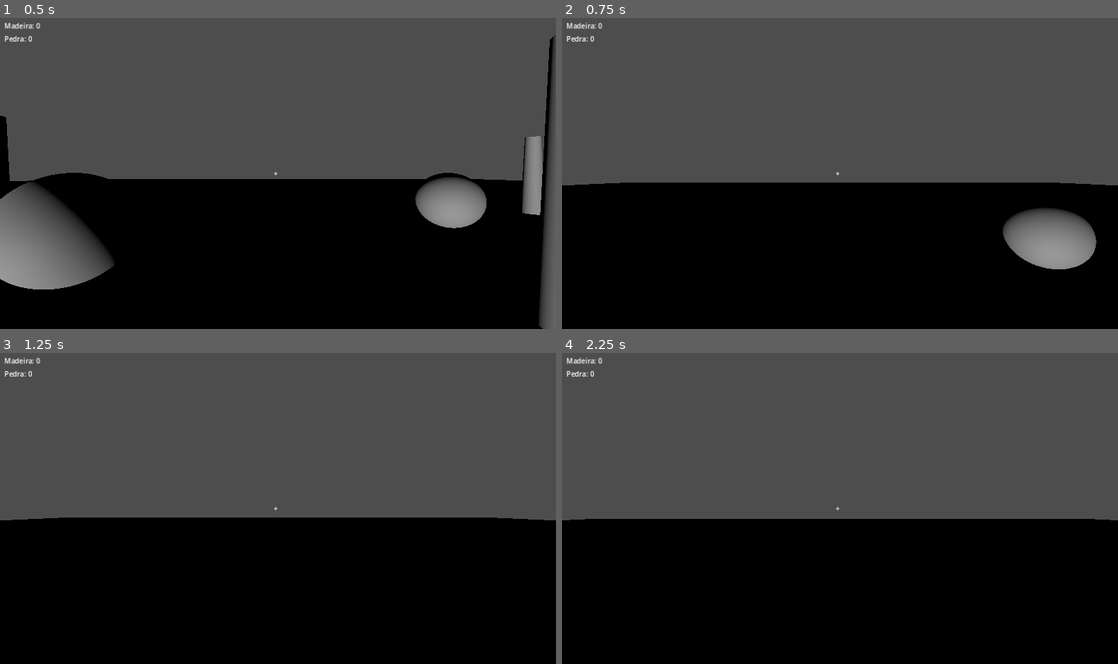
Above: before the commit, frames 1-4 (two rows, left to right).
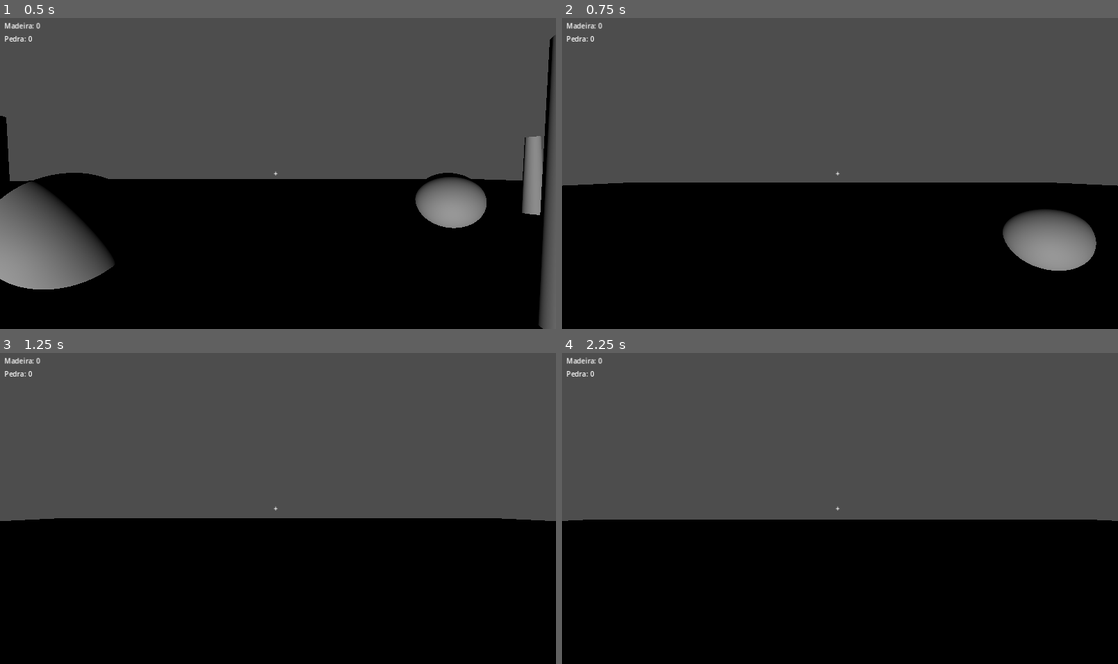
Above: after the commit, the same moments.

Repository: Thiago142007/Survive
Game: Godot game, scene res://scenes/main.tscn
The game is run twice, just before and just after one commit, with the same random seed, the same clock (stepped at 60 frames per second) and the same inputs.
Inputs (mouse positions are in pixels of both pictures, inside the frame that each line leads up to):
- Up to frame 1 (0.5 s): no input
- Up to frame 2 (0.75 s): tap Enter at 0.5 s; move the mouse to (834, 176) at 0.52 s; hold W (move_forward) from 0.53 s (still down); hold Space (jump) from 0.53 s (still down)
- Up to frame 3 (1.25 s): keep holding W (move_forward); keep holding Space (jump)
- Up to frame 4 (2.25 s): keep holding W (move_forward); move the mouse to (878, 511) at 1.27 s; release Space (jump) at 1.28 s; tap E (interact) at 1.35 s; tap Space (jump) at 1.52, 1.55, 1.82 s; move the mouse to (795, 505) at 2.02 s; hold 1 (place_foundation) from 2.03 s (still down)

Frame 1 is identical in both runs. In frame 2, 0.2% of the frame differs, in the area x 0-100%, y 52-82%; in frame 3, 0.2%; in frame 4, 0.2%, in the area x 0-100%, y 53-55%.

Commit message:
fix: restore physics for foundations and player gravity

Diff:
--- a/scenes/building/foundation.tscn
+++ b/scenes/building/foundation.tscn
@@ -8,7 +8,7 @@
 [sub_resource type="BoxShape3D" id="BoxShape3D_foundation"]
 size = Vector3(2, 0.2, 2)
 
-[node name="Foundation" type="Node3D"]
+[node name="Foundation" type="StaticBody3D"]
 script = ExtResource("1_bp")
 piece_id = "foundation"
 display_name = "Foundation"
--- a/scripts/building/building_system.gd
+++ b/scripts/building/building_system.gd
@@ -101,6 +101,7 @@
 	mat.albedo_color = Color(1, 1, 1, 0.5)
 	mat.transparency = 1
 	ghost_piece.get_node("MeshInstance3D").material_override = mat
+	ghost_piece.get_node("CollisionShape3D").disabled = true
 	get_tree().current_scene.add_child.call_deferred(ghost_piece)
 
 func _process(_delta: float) -> void:
--- a/scripts/player/player.gd
+++ b/scripts/player/player.gd
@@ -44,7 +44,8 @@
 	else:
 		velocity.x = move_toward(velocity.x, 0, current_speed)
 		velocity.z = move_toward(velocity.z, 0, current_speed)
-	if is_on_floor() and Input.is_action_pressed("jump"):
+	if is_on_floor() and Input.is_action_just_pressed("jump"):
 		velocity.y = jump_velocity
-	velocity.y -= 9.8 * delta
+	if not is_on_floor():
+		velocity.y -= 9.8 * delta
 	move_and_slide()
